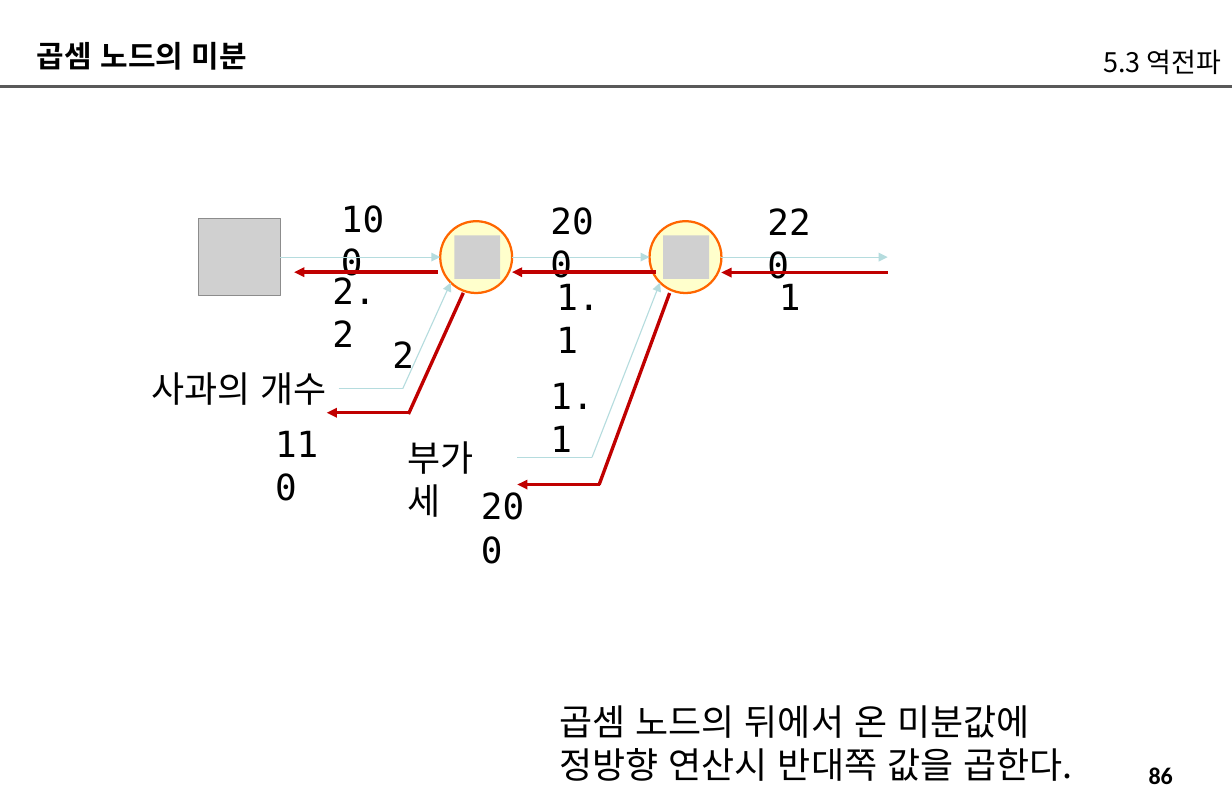
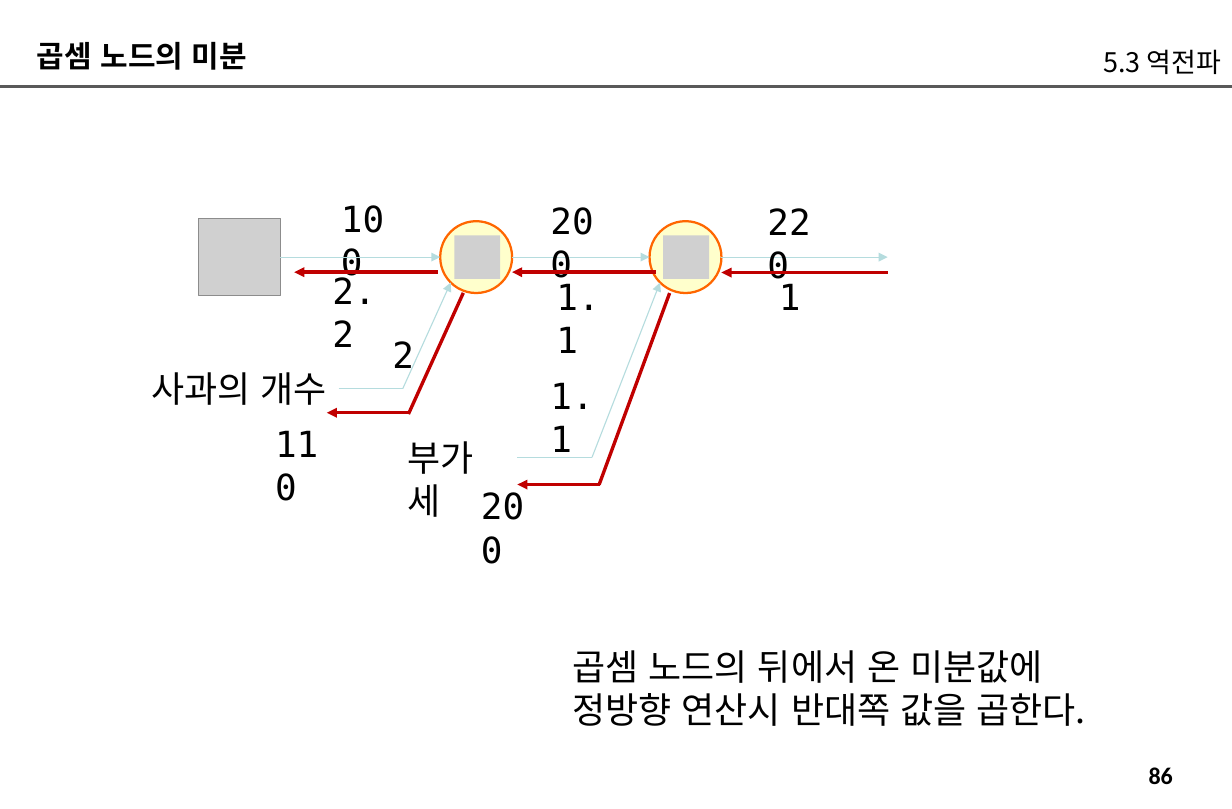
Before and after one commit to imguru-mooc/deep_learning_nlp, a slide deck: slide 86 of 인공지능_자연어처리_2_판서.pptx. Drawn at 1232x809 pixels with LibreOffice and Linux fonts; fonts in the diff are those of the drawing; grey boxes stand for pictures. Boxes give left, top, right and bottom in pixels: in the first picture for what was removed or moved away, otherwise in the second. Text is boxed around its words. In the diff, an @@ line names an element or a change of style, - is before the commit and + after.

```diff
--- a/인공지능_자연어처리_2_판서.pptx
+++ b/인공지능_자연어처리_2_판서.pptx
@@ text "곱셈 노드의 뒤에서 온 미분값에" moved from (x1=559, y1=705, x2=1073, y2=781) to (x1=572, y1=650, x2=1086, y2=726) @@
```
Also in this commit, not shown: 19 other slides changed, 1 slide removed.
